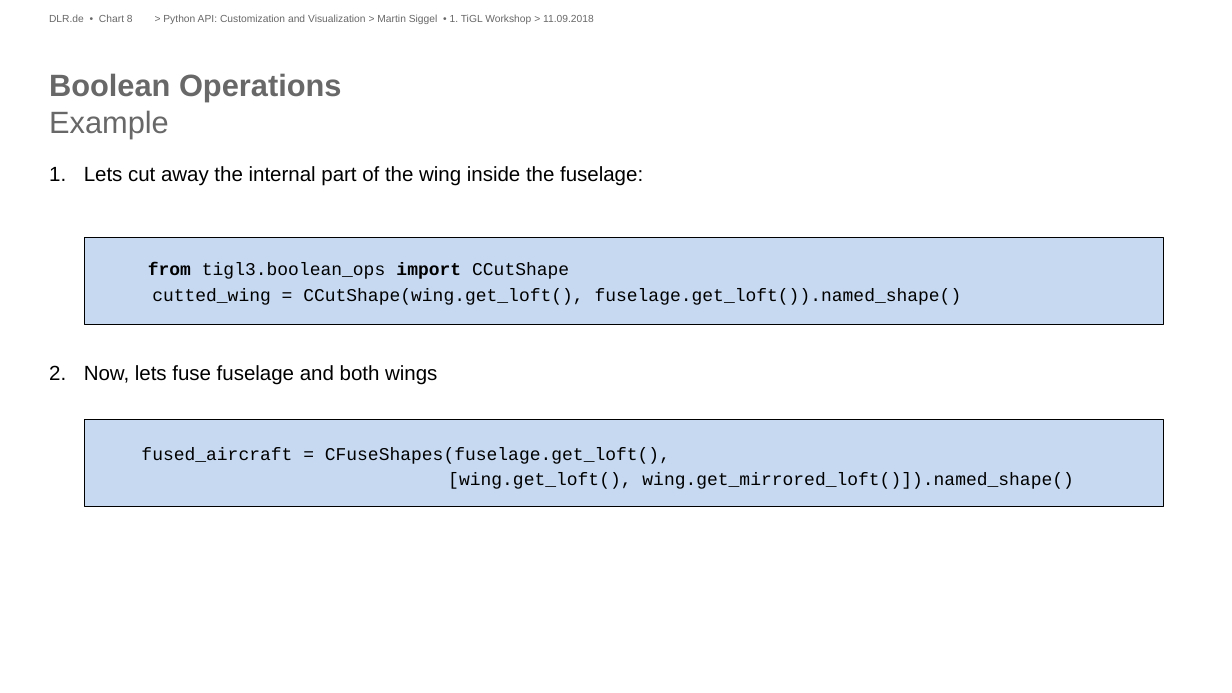
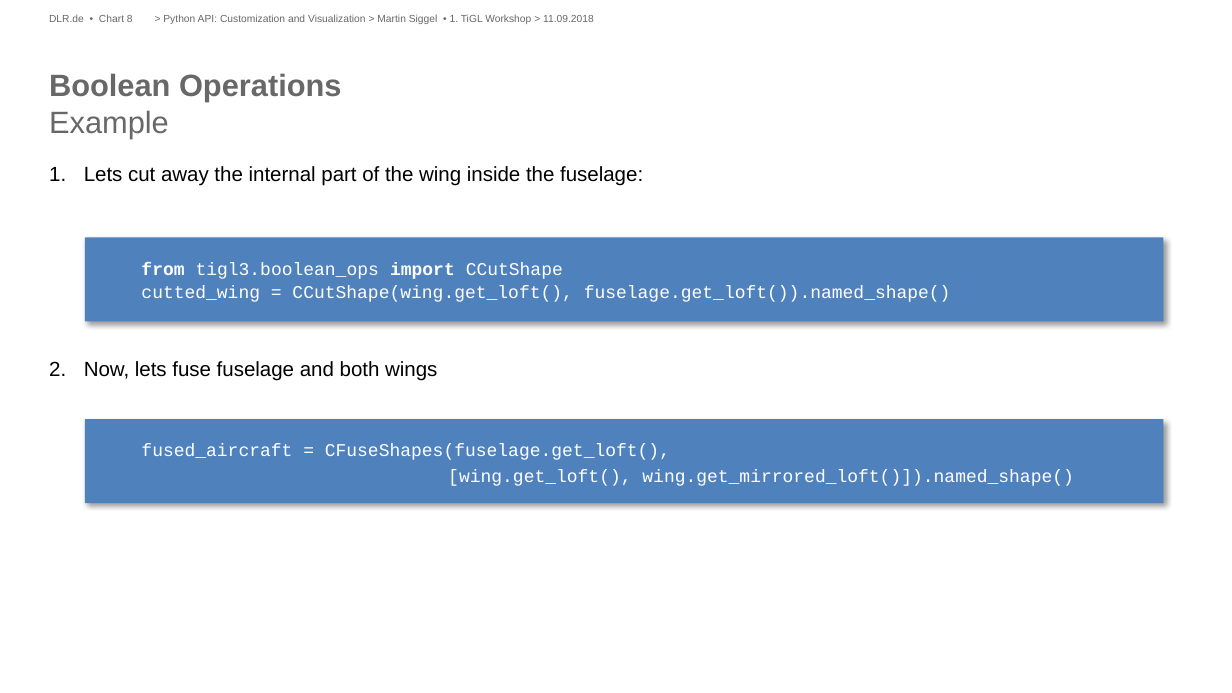
Before and after one commit to ganeshvivek/tigl-workshop, a slide deck: slide 8 of Presentations/Python API-Customization-Visualization.pptx. Drawn at 1232x693 pixels with LibreOffice and Linux fonts; fonts in the diff are those of the drawing; background and template pictures are left out. Boxes give left, top, right and bottom in pixels: in the first picture for what was removed or moved away, otherwise in the second. Text is boxed around its words. In the diff, an @@ line names an element or a change of style, - is before the commit and + after.

```diff
--- a/Presentations/Python API-Customization-Visualization.pptx
+++ b/Presentations/Python API-Customization-Visualization.pptx
@@ rectangle at box(85, 237, 1163, 321): fill #C6D9F1 to #4F81BD; outline #000000 0.75 pt to none; shadow on @@
@@ text at box(141, 263, 951, 302): text changed; text colour #000000 to #FFFFFF @@
-from tigl3.boolean_ops import CCutShape
-cutted_wing = CCutShape(wing.get_loft(), fuselage.get_loft()).named_shape()
+from tigl3.boolean_ops import CCutShape
+cutted_wing = CCutShape(wing.get_loft(), fuselage.get_loft()).named_shape()
@@ rectangle at box(85, 419, 1163, 503): fill #C6D9F1 to #4F81BD; outline #000000 0.75 pt to none; shadow on @@
@@ text at box(141, 444, 1074, 486): text colour #000000 to #FFFFFF in "fused_aircraft = CFuseShapes(fuselage.get_loft(),", "[wing.get_loft(), wing.get_mirrored_loft()]).named_shape()" @@
```
Also in this commit, not shown: 5 other slides changed, 3 other files.
